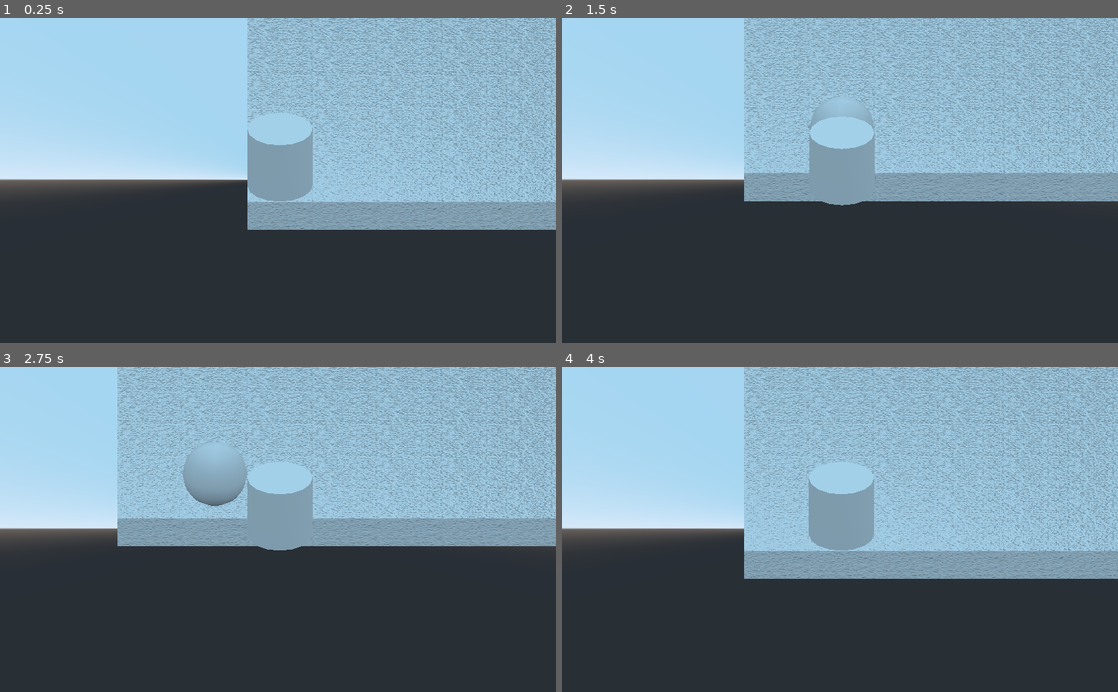
Above: before the commit, frames 1-4 (two rows, left to right).
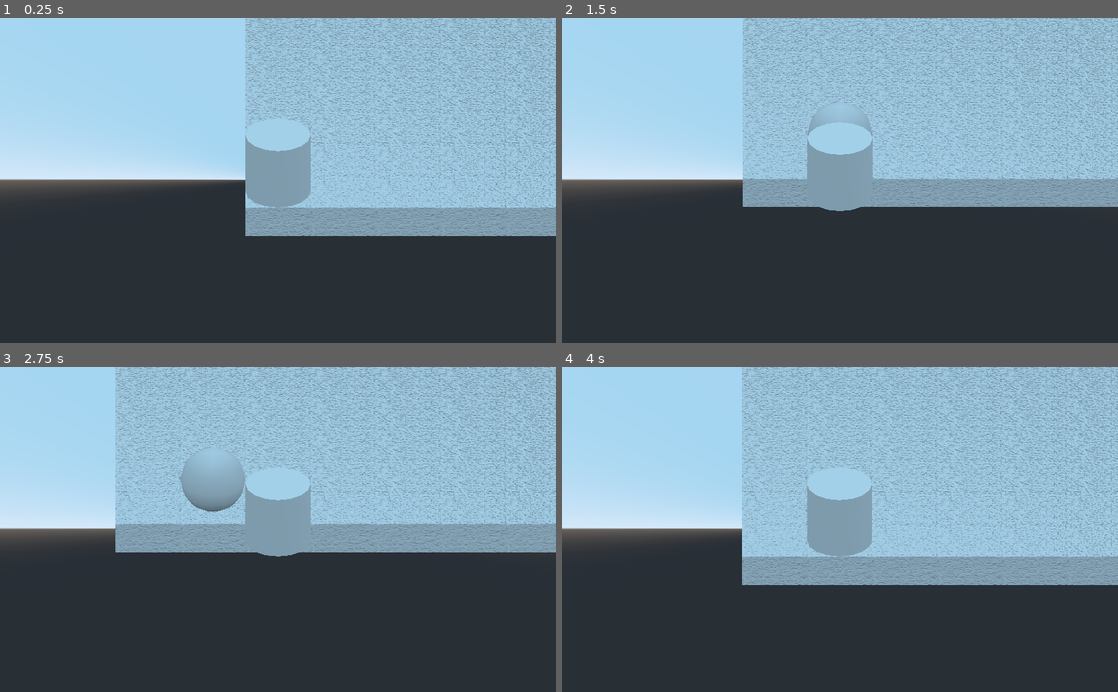
Above: after the commit, the same moments.

Repository: Sprotex/ldjam48
Game: Godot game, scene res://Andy.tscn
The game is run twice, just before and just after one commit, with the same random seed, the same clock (stepped at 60 frames per second) and the same inputs. After the commit the project has no main scene; this scene is started directly in both runs.
Inputs:
- Up to frame 1 (0.25 s): no input
- Up to frame 2 (1.5 s): tap Enter at 0.5 s; hold Right (ui_right) 0.53-1.28 s; tap Space (bomb) at 0.6 s; hold Down (ui_down) from 1.28 s (still down); tap P at 1.35 s
- Up to frame 3 (2.75 s): release Down (ui_down) at 2.03 s; hold Right (ui_right) from 2.03 s (still down); hold L from 2.03 s (still down)
- Up to frame 4 (4 s): release Right (ui_right) at 2.78 s; release L at 2.78 s; hold Up (ui_up) 2.78-3.53 s; tap M at 2.85 s; hold Left (ui_left) from 3.53 s (still down); tap Space (bomb) at 3.6 s

The runs differ from the first frame. In frame 1, 13% of the frame differs, in the area x 44-100%, y 0-68%; in frame 2, 14%; in frame 3, 16%, in the area x 20-100%, y 0-59%; in frame 4, 16%.
Error after the commit: Parse Error: The identifier "music" isn't declared in the current scope. (res://Actor)

Commit message:
placing enemies
basic enemy movement

Diff:
--- /dev/null
+++ b/Actor Scenes/Enemy/AI Movement Handler.gd
@@ -0,0 +1,46 @@
+extends Node
+
+onready var root = get_parent()
+onready var tile_size = get_node("/root/Constants").tile_size
+var player
+var random_movement_chance = 0.3
+
+func set_player(_player):
+	player = _player
+
+func _ready() -> void:
+	music.get_node("AnimationPlayer").connect("onBeat", self, "_process_beat")
+	randomize()
+
+func _move_to_player():
+	print("  TO PLAYER")
+	var player_translation = player.translation
+	if root.translation.x > player_translation.x:
+		_move(-1, 0)
+	elif root.translation.x < player_translation.x:
+		_move(1, 0)
+	elif root.translation.z > player_translation.z:
+		_move(0, -1)
+	elif root.translation.z < player_translation.z:
+		_move(0, 1)
+	else:
+		print("  ALREADY ON PLAYER")
+
+func _move(x, z):
+	root.translate(Vector3(x * tile_size, 0, z * tile_size))
+	print("  ", x, " ", z)
+
+func _move_random():
+	print("  RANDOM")
+	var signum = sign(randf() - 0.5)
+	if randf() > 0.5:
+		_move(signum, 0)
+	else:
+		_move(0, signum)
+
+func _process_beat():
+	print("BEAT")
+	if randf() >= random_movement_chance:
+		_move_to_player()
+	else:
+		_move_random()
--- /dev/null
+++ b/Actor Scenes/Enemy/Enemy Material.tres
@@ -0,0 +1,4 @@
+[gd_resource type="SpatialMaterial" format=2]
+
+[resource]
+albedo_color = Color( 1, 0, 0, 1 )
--- /dev/null
+++ b/Actor Scenes/Enemy/Enemy.tscn
@@ -0,0 +1,15 @@
+[gd_scene load_steps=3 format=2]
+
+[ext_resource path="res://Actor Scenes/Enemy/AI Movement Handler.gd" type="Script" id=1]
+[ext_resource path="res://Actor Scenes/Enemy/Enemy Material.tres" type="Material" id=4]
+
+[node name="Enemy" type="Spatial"]
+
+[node name="CSGCylinder" type="CSGCylinder" parent="."]
+transform = Transform( 1, 0, 0, 0, 1, 0, 0, 0, 1, 0, 1, 0 )
+height = 2.0
+sides = 16
+material = ExtResource( 4 )
+
+[node name="Movement Handler" type="Node" parent="."]
+script = ExtResource( 1 )
--- a/Andy.tscn
+++ b/Andy.tscn
@@ -1,16 +1,15 @@
-[gd_scene load_steps=5 format=2]
+[gd_scene load_steps=4 format=2]
 
 [ext_resource path="res://Actor Scenes/Player/Player.tscn" type="PackedScene" id=1]
 [ext_resource path="res://Camera.gd" type="Script" id=2]
 [ext_resource path="res://Enviro.gd" type="Script" id=3]
-[ext_resource path="res://Autoload/Beat Manager/Beat Manager.tscn" type="PackedScene" id=4]
 
 [node name="Root" type="Spatial"]
 
 [node name="Player" parent="." instance=ExtResource( 1 )]
 
 [node name="Camera" type="Camera" parent="."]
-transform = Transform( -1, 4.37114e-08, -7.57103e-08, 0, 0.866025, 0.5, 8.74228e-08, 0.5, -0.866025, 0.0578483, 3.04496, -4.97279 )
+transform = Transform( -1, 4.37114e-08, -7.57104e-08, 0, 0.866025, 0.5, 8.74228e-08, 0.5, -0.866025, 0, 5, -8 )
 projection = 1
 size = 10.0
 script = ExtResource( 2 )
@@ -18,6 +17,7 @@
 
 [node name="Enviro" type="Spatial" parent="."]
 script = ExtResource( 3 )
+player_path = NodePath("../Player")
 
 [node name="Control" type="Control" parent="."]
 anchor_right = 1.0
@@ -25,5 +25,3 @@
 __meta__ = {
 "_edit_use_anchors_": false
 }
-
-[node name="Beat Manager" parent="." instance=ExtResource( 4 )]
--- a/Autoload/Beat Manager/Beat Manager.tscn
+++ /dev/null
@@ -1,8 +0,0 @@
-[gd_scene load_steps=2 format=2]
-
-[ext_resource path="res://Autoload/Beat Manager/Beat Manager.gd" type="Script" id=1]
-
-
-
-[node name="Beat Manager" type="Node"]
-script = ExtResource( 1 )
--- a/Autoload/MusicSystem/Music.tscn
+++ b/Autoload/MusicSystem/Music.tscn
@@ -31,8 +31,8 @@
 resource_name = "PartA"
 length = 6.4
 loop = true
-tracks/0/type = "method"
-tracks/0/path = NodePath("AnimationPlayer")
+tracks/0/type = "audio"
+tracks/0/path = NodePath("Snare")
 tracks/0/interp = 1
 tracks/0/loop_wrap = true
 tracks/0/imported = false
@@ -206,7 +206,7 @@
 "start_offset": 0.0,
 "stream": ExtResource( 5 )
 } ],
-"times": PoolRealArray( 0 )
+"times": PoolRealArray( 0.2, 0.201, 0.6, 0.601, 1, 1.001, 1.4, 1.401 )
 }
 tracks/9/type = "audio"
 tracks/9/path = NodePath("AudioStreams/PartA/partA_01")
@@ -304,7 +304,7 @@
 "start_offset": 0.0,
 "stream": ExtResource( 21 )
 } ],
-"times": PoolRealArray( 0 )
+"times": PoolRealArray( 0, 0.001, 0.4, 0.401, 0.8, 0.801, 1.2, 1.201 )
 }
 tracks/16/type = "audio"
 tracks/16/path = NodePath("AudioStreams/PartA/partA_08")
--- a/Enviro.gd
+++ b/Enviro.gd
@@ -1,18 +1,30 @@
 extends Node
 
+export (NodePath) var player_path
 export var floor_tile = preload("res://Models/Floor_Normal_inherited.tscn")
+export var enemy = preload("res://Actor Scenes/Enemy/Enemy.tscn")
 export var width = 30
 export var depth = 30
 onready var tree_root = get_tree().get_root()
 onready var tile_size = get_node("/root/Constants").tile_size
+onready var player = get_node(player_path)
 
 func _ready() -> void:
 	generate_maze()
 
+func _spawn_enemy(x, z):
+	var enemy_instance = enemy.instance()
+	tree_root.call_deferred("add_child", enemy_instance)
+	enemy_instance.translation = Vector3(x * tile_size, 0, z * tile_size)
+	enemy_instance.get_node("Movement Handler").set_player(player)
+
 func _generate_tile(x, z):
+	var should_spawn_enemy = (x == -15 and z == 15)
 	var floor_instance = floor_tile.instance()
 	tree_root.call_deferred("add_child", floor_instance)
 	floor_instance.translation = Vector3(x * tile_size, 0, z * tile_size)
+	if should_spawn_enemy:
+		_spawn_enemy(x, z)
 
 func generate_maze():
 	for x in width:
--- a/project.godot
+++ b/project.godot
@@ -16,13 +16,15 @@
 [application]
 
 config/name="LDJAM48"
-run/main_scene="res://Andy.tscn"
+run/main_scene="res://Root.tscn"
 config/icon="res://icon.png"
 
 [autoload]
 
 Constants="*res://Autoload/Constants/Constants.tscn"
 Music="*res://Autoload/MusicSystem/Music.tscn"
+BombOverlay="*res://Autoload/Bomb Overlay/Bomb Overlay.tscn"
+TickSynchronizer="*res://Autoload/Tick Synchronizer/Tick Synchronizer.tscn"
 
 [input]
 
Not shown: 1 places in Actor Scenes/Player/Player.tscn that only renumber resources
